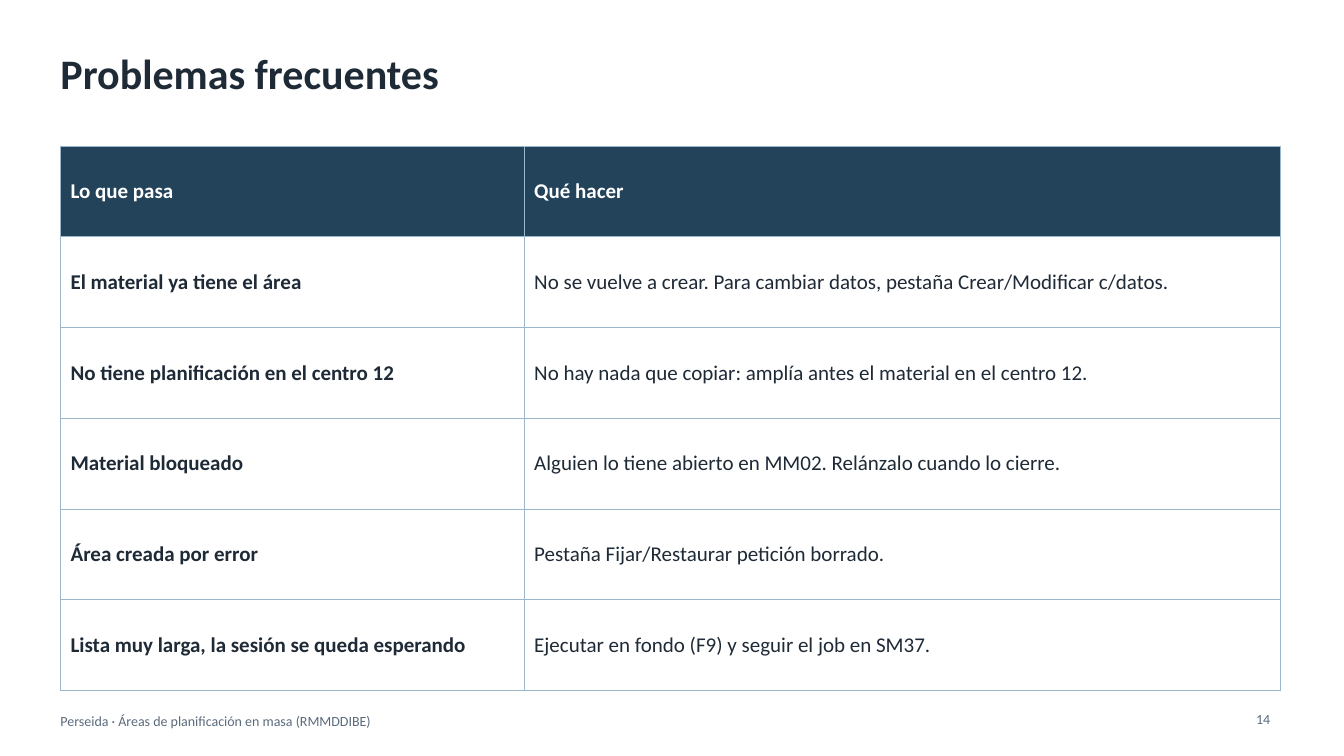
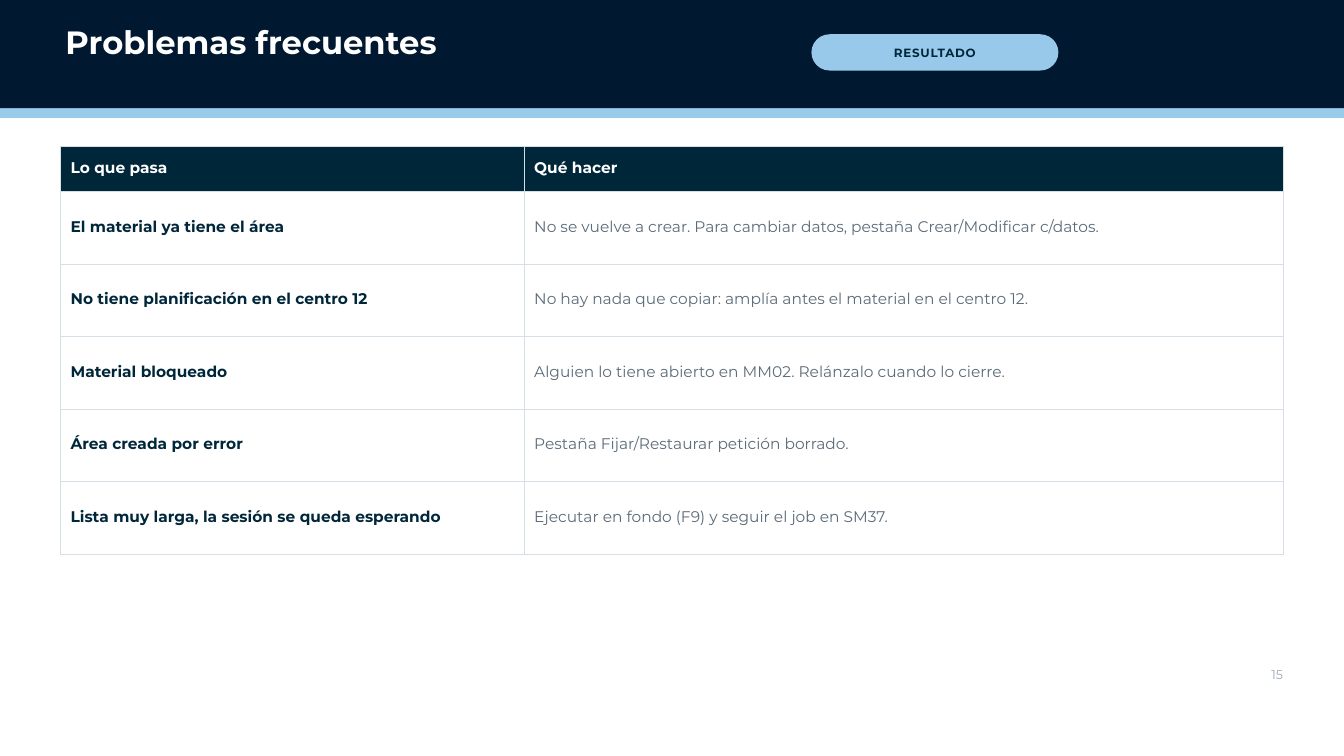
Before and after one commit to Enrique24799/PERSEIDA, a slide deck: slide 15 of manuales/Manual_RMMDDIBE_areas_planificacion.pptx (slide 14 before the commit). Drawn at 1344x756 pixels with LibreOffice and Linux fonts; fonts in the diff are those of the drawing; background and template pictures are left out. Boxes give left, top, right and bottom in pixels: in the first picture for what was removed or moved away, otherwise in the second. Text is boxed around its words. In the diff, an @@ line names an element or a change of style, - is before the commit and + after.

```diff
--- a/manuales/Manual_RMMDDIBE_areas_planificacion.pptx
+++ b/manuales/Manual_RMMDDIBE_areas_planificacion.pptx
@@ rectangle added at [0,0,1344,108], fill #001930 @@
@@ title "Problemas frecuentes": place and size @@
-title "Problemas frecuentes" at [60,59,439,90]
+title "Problemas frecuentes" at [65,30,436,55]
@@ title "Problemas frecuentes" at [65,30,436,55]: size 30 to 23 pt, font Calibri to Montserrat, text colour #1F2A37 to #FFFFFF; vertical alignment middle to top @@
@@ rounded rectangle added at [812,34,1059,71], fill #98C9EB, 8.5 pt, text #00263A, bold @@
+RESULTADO
@@ rectangle added at [0,100,1344,118], fill #9BCBEB @@
@@ table at [60,146,1284,555] @@
@@ fill #23435A to #00263A in row 1 @@
@@ size 15 to 11 pt, font Calibri to Montserrat @@
@@ text colour #1F2A37 to #00263A in "El material ya tiene el área", "No tiene planificación en el centro 12", "Material bloqueado", "Área creada por error" and 1 more places @@
@@ text colour #1F2A37 to #5B6B78 in "No se vuelve a crear. Para cambiar ...", "No hay nada que copiar: amplía antes ...", "Alguien lo tiene abierto en MM02. Relánzalo ...", "Pestaña Fijar/Restaurar petición borrado." and 1 more places @@
@@ borders changed @@
@@ table: place and size @@
-table at [60,146,1280,660]
+table at [60,146,1284,555]
@@ page number added at [1271,670,1283,679], 9 pt, text #9AA9B4 @@
+15
@@ text removed at [60,714,371,728] @@
-Perseida · Áreas de planificación en masa (RMMDDIBE)
@@ page number removed at [1256,715,1270,724] @@
-14
```
Also in this commit, not shown: 13 other slides changed, 2 slides added, 1 slide removed, 2 other files.
